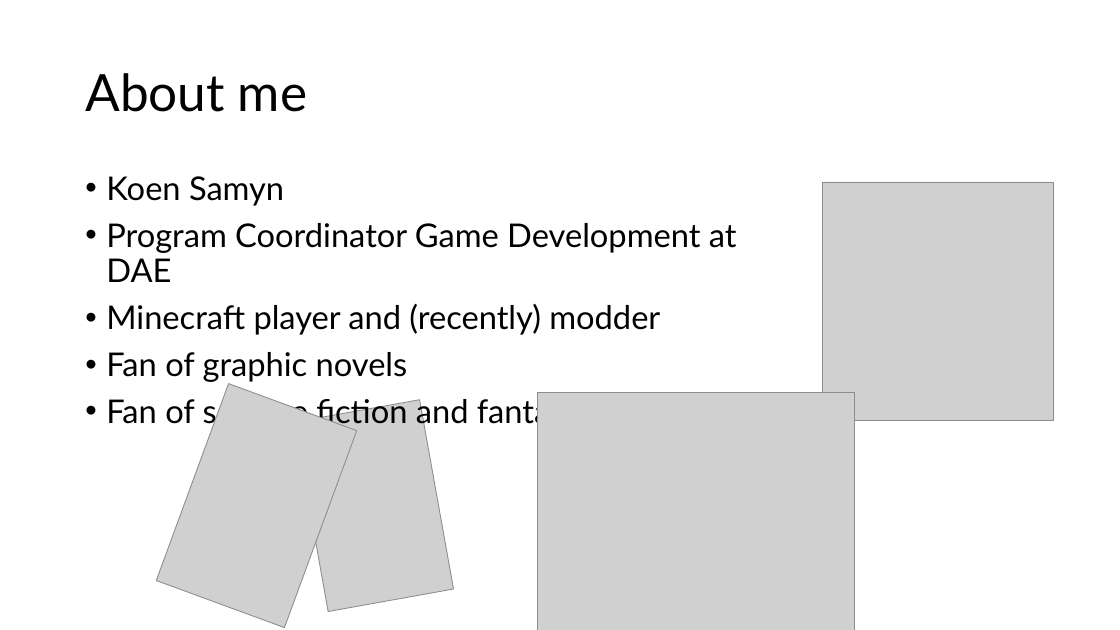
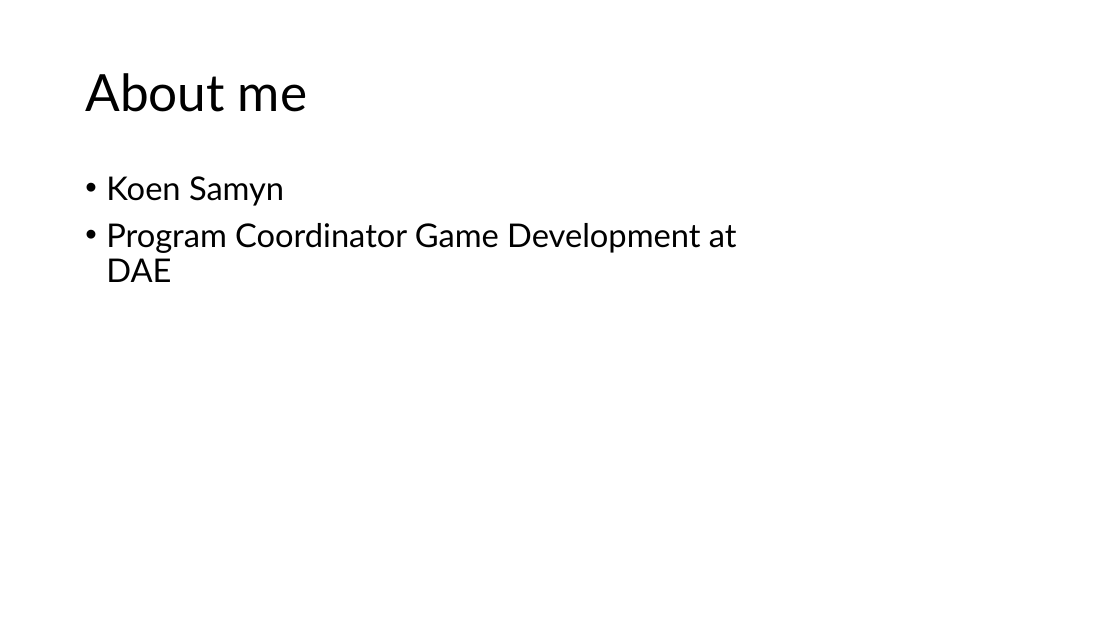
Before and after one commit to samynk/TinyCompute, a slide deck: slide 2 of Docs/presentations/cppcon2025.pptx. Drawn at 1120x630 pixels with LibreOffice and Linux fonts; fonts in the diff are those of the drawing; grey boxes stand for pictures. Boxes give left, top, right and bottom in pixels: in the first picture for what was removed or moved away, otherwise in the second. Text is boxed around its words. In the diff, an @@ line names an element or a change of style, - is before the commit and + after.

```diff
--- a/Docs/presentations/cppcon2025.pptx
+++ b/Docs/presentations/cppcon2025.pptx
@@ picture removed at box(823, 182, 1054, 420) @@
@@ text at box(106, 304, 684, 430): paragraphs removed @@
-• Minecraft player and (recently) modder
-• Fan of graphic novels
-• Fan of science fiction and fantasy stories
@@ picture removed at box(156, 384, 357, 628) @@
@@ picture removed at box(294, 399, 454, 611) @@
@@ picture removed at box(538, 392, 854, 630) @@
```
Also in this commit, not shown: 6 other slides changed, 45 slides added, 1 slide removed, 18 other files.
